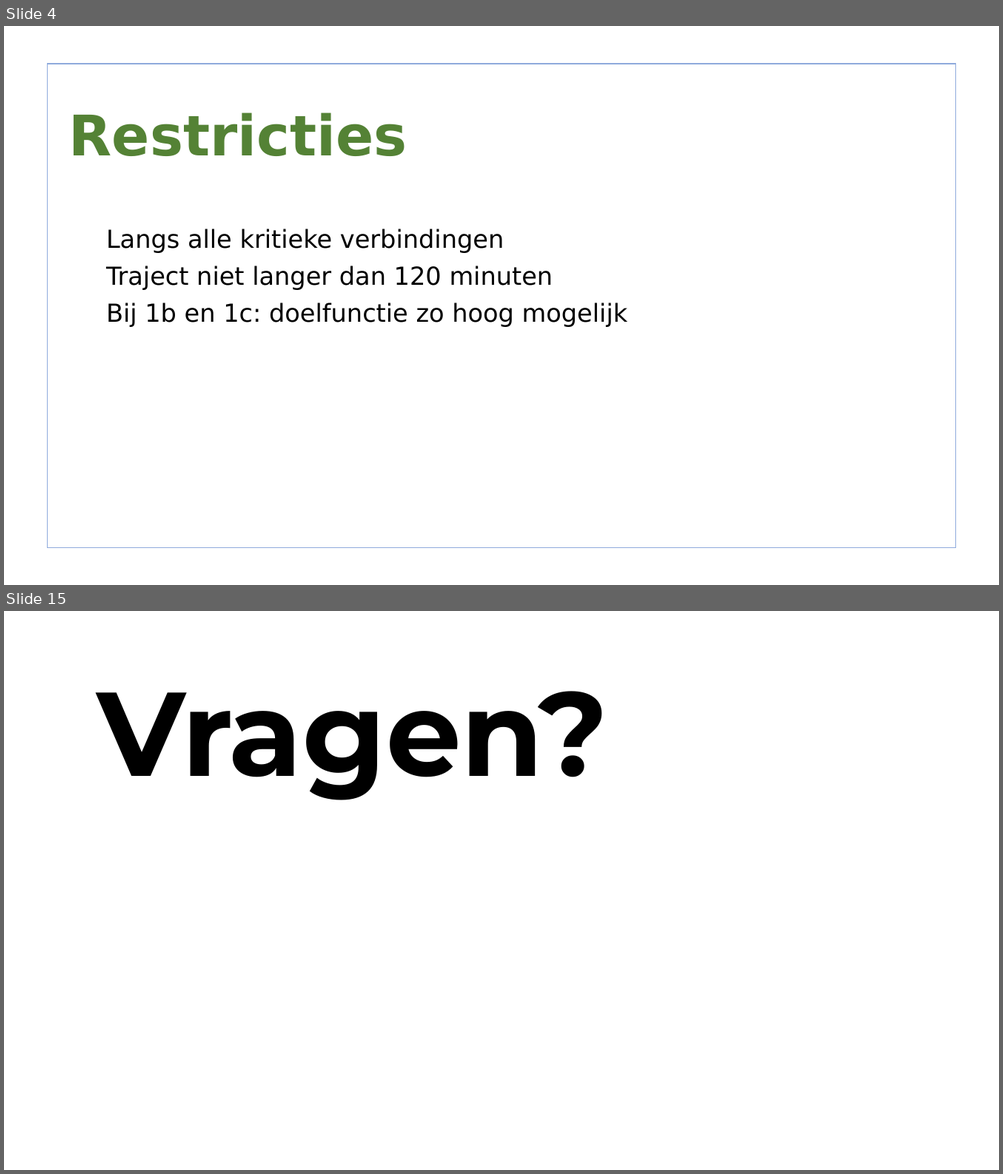
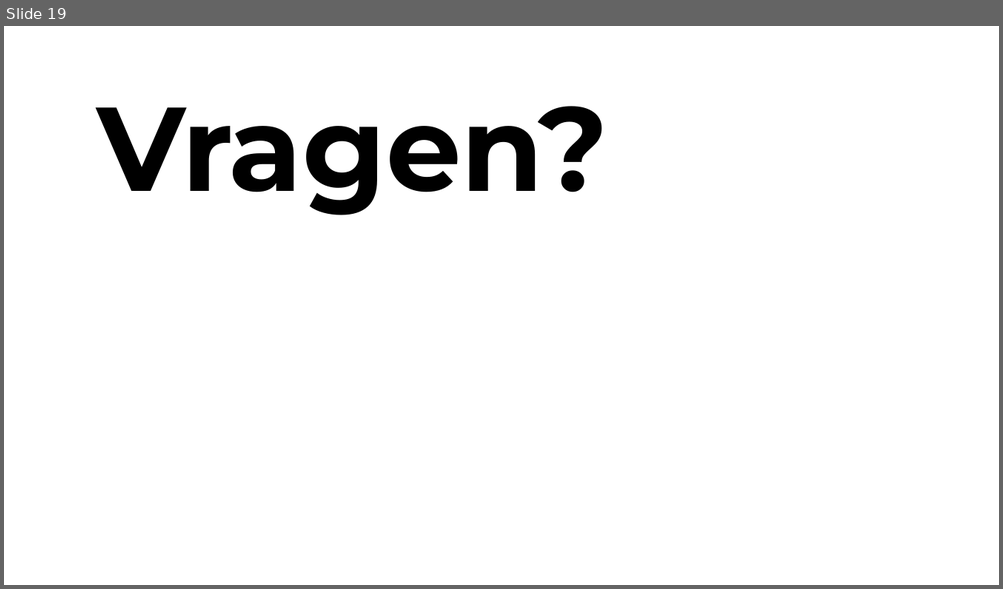
Before and after one commit to lisa259/RailNL, a slide deck: presentaties/Presentation 2.odp. Shown one above the other, each under a label of ours: slides 4 and 15 before the commit, slide 19 after it; the slides between them are not shown. The pictures are 1003x1174 and 1003x589 pixels, drawn with LibreOffice and Linux fonts; fonts in the diff are those of the drawing; background and template pictures are left out. Boxes give left, top, right and bottom in pixels: in the first picture for what was removed or moved away, otherwise in the second. Text is boxed around its words. In the diff, an @@ line names an element or a change of style, - is before the commit and + after.

```diff
--- a/presentaties/Presentation 2.odp
+++ b/presentaties/Presentation 2.odp
@@ slide 4 removed at [4,26,999,585], background picture (left out) @@
@@ freeform shape removed at [47,64,956,548] @@
@@ title removed at [69,113,407,156] @@
-Restricties
@@ text removed at [106,229,628,327] @@
-1. Langs alle kritieke verbindingen
-2. Traject niet langer dan 120 minuten
-3. Bij 1b en 1c: doelfunctie zo hoog mogelijk
@@ what was slide 15 is now slide 19 @@
```
Also in this commit, not shown: 3 slides changed, 15 slides added, 10 other slides removed, 4 other files.
